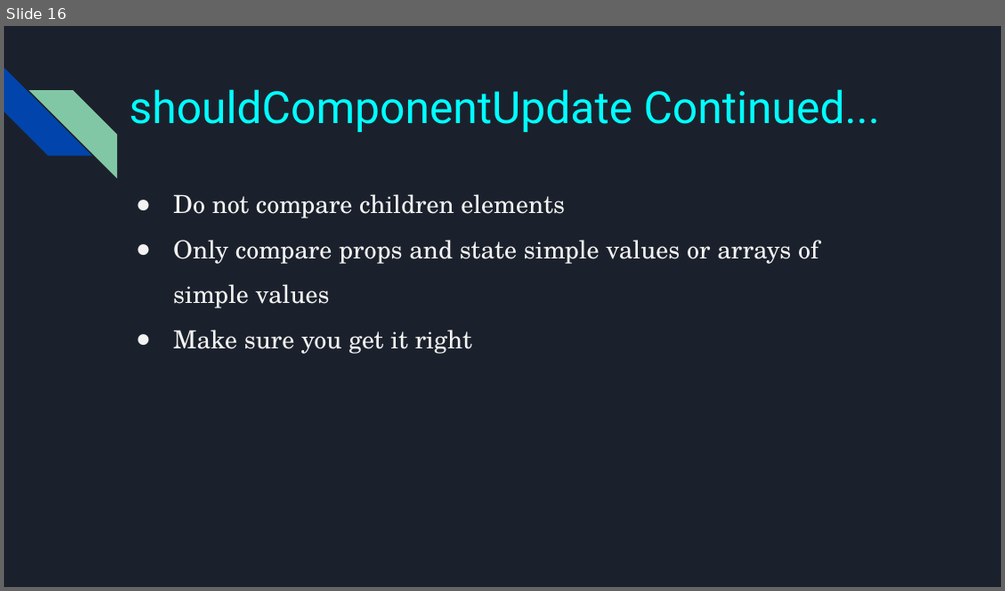
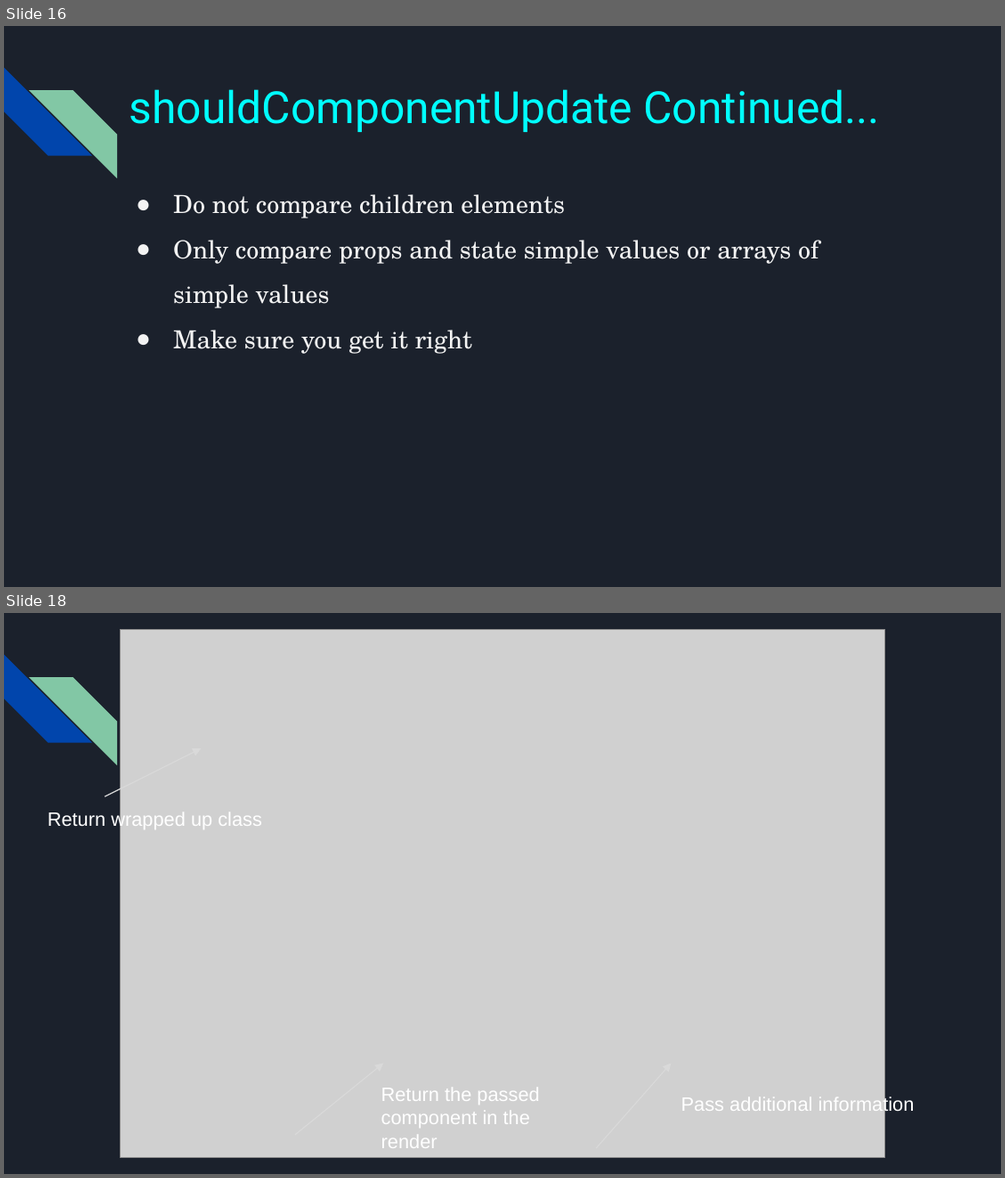
Before and after one commit to william-abboud/tech-huddle-react-redux-course-v1, a slide deck: Lecture-slides/React and Redux_ Lesson 3 - Routing, Refs, Performance Optimization, Higher Order Components, React Dev Tools.pptx. Shown one above the other, each under a label of ours: slide 16 before the commit, slides 16 and 18 after it; the slides between them are not shown. The pictures are 1005x591 and 1005x1178 pixels, drawn with LibreOffice and Linux fonts; fonts in the diff are those of the drawing; grey boxes stand for pictures. Boxes give left, top, right and bottom in pixels: in the first picture for what was removed or moved away, otherwise in the second. Text is boxed around its words. In the diff, an @@ line names an element or a change of style, - is before the commit and + after.

```diff
--- a/Lecture-slides/React and Redux_ Lesson 3 - Routing, Refs, Performance Optimization, Higher Order Components, React Dev Tools.pptx
+++ b/Lecture-slides/React and Redux_ Lesson 3 - Routing, Refs, Performance Optimization, Higher Order Components, React Dev Tools.pptx
@@ slide 18 added at bbox=[4, 613, 1001, 1174], background #1B212C; not listed: 2 template elements that a slide beside it also shows @@
@@ picture added at bbox=[120, 630, 884, 1158] @@
@@ arrow added from (105, 796) to (202, 748), #D9D9D9 0.75 pt @@
@@ text added at bbox=[48, 810, 262, 829], 14 pt, text #FFFFFF @@
+Return wrapped up class
@@ arrow added from (295, 1135) to (384, 1062), #D9D9D9 0.75 pt @@
@@ arrow added from (596, 1148) to (671, 1062), #D9D9D9 0.75 pt @@
@@ text added at bbox=[381, 1087, 539, 1148], 14 pt, text #FFFFFF @@
+Return the passed component in the render
@@ text added at bbox=[681, 1095, 914, 1115], 14 pt, text #FFFFFF @@
+Pass additional information
```
Also in this commit, not shown: 1 other slide added, 1 other file.
